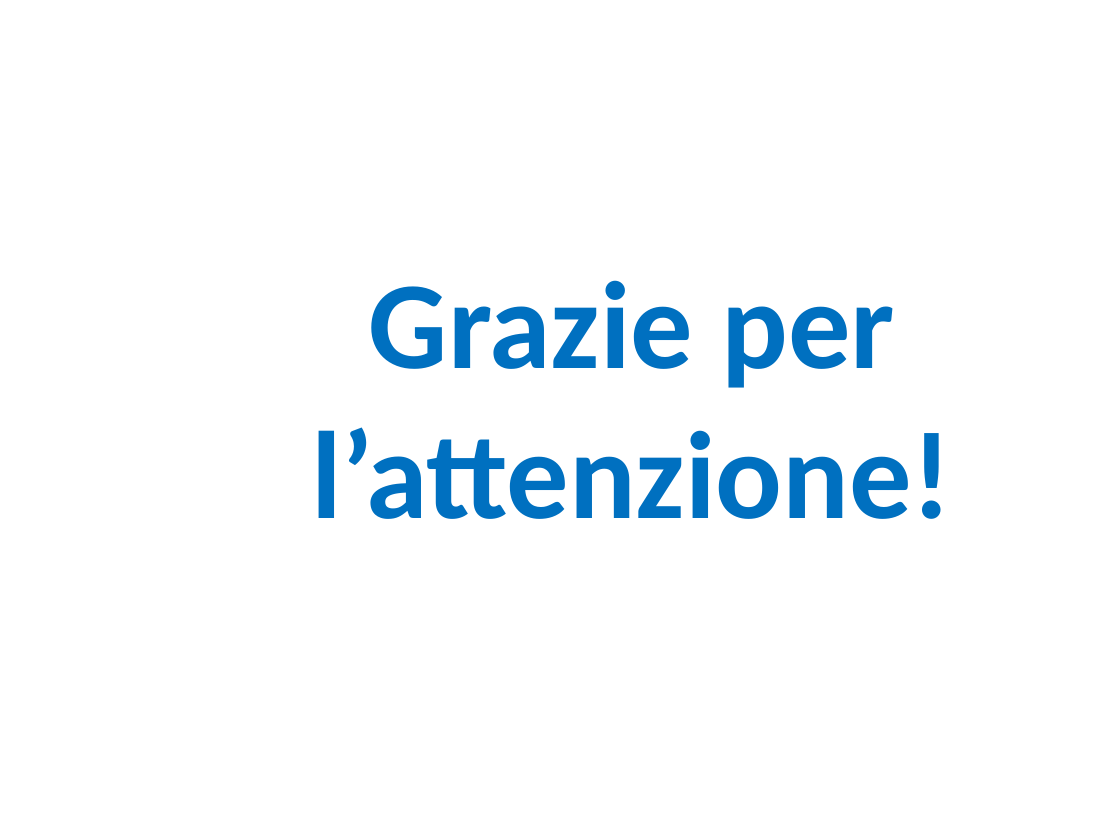
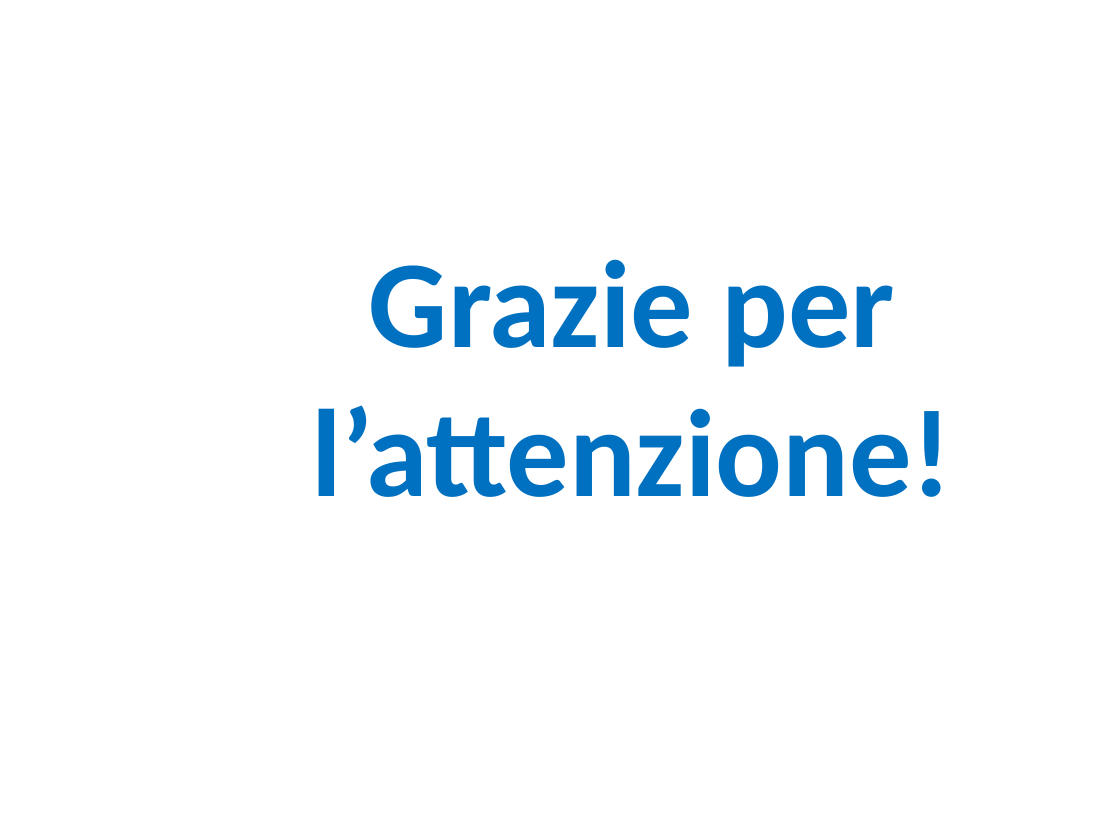
Before and after one commit to sidious1991/TesiLatex, a slide deck: slide 36 of PRESENTAZIONE_TESI/presentazione_agostini_stefano.pptx. Drawn at 1120x840 pixels with LibreOffice and Linux fonts; fonts in the diff are those of the drawing; background and template pictures are left out. Boxes give left, top, right and bottom in pixels: in the first picture for what was removed or moved away, otherwise in the second. Text is boxed around its words. In the diff, an @@ line names an element or a change of style, - is before the commit and + after.

```diff
--- a/PRESENTAZIONE_TESI/presentazione_agostini_stefano.pptx
+++ b/PRESENTAZIONE_TESI/presentazione_agostini_stefano.pptx
@@ text "Grazie per": place and size @@
-text "Grazie per" at [311,280,952,519]
+text "Grazie per" at [311,259,952,497]
```
Also in this commit, not shown: 4 other slides changed, 1 other file.
